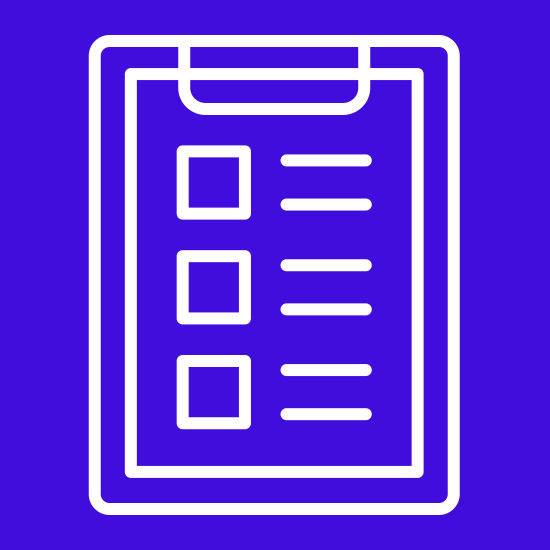
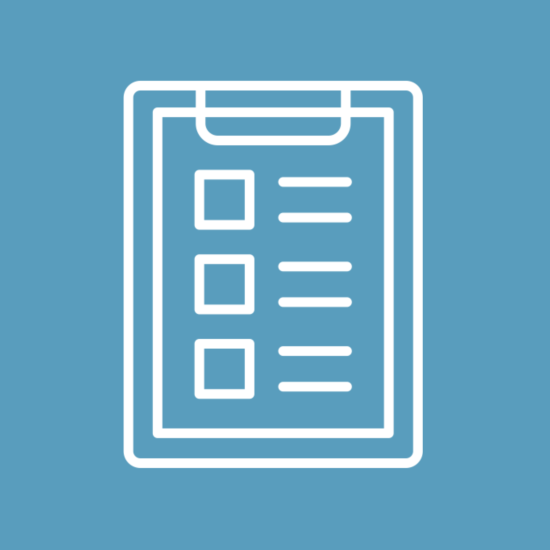
Layers edited between the first and the second w=550, h=550 image:
painted on "noun_chores_1569761.png" over [88, 34, 460, 515]
painted on "Layer" over [0, 0, 550, 550]
